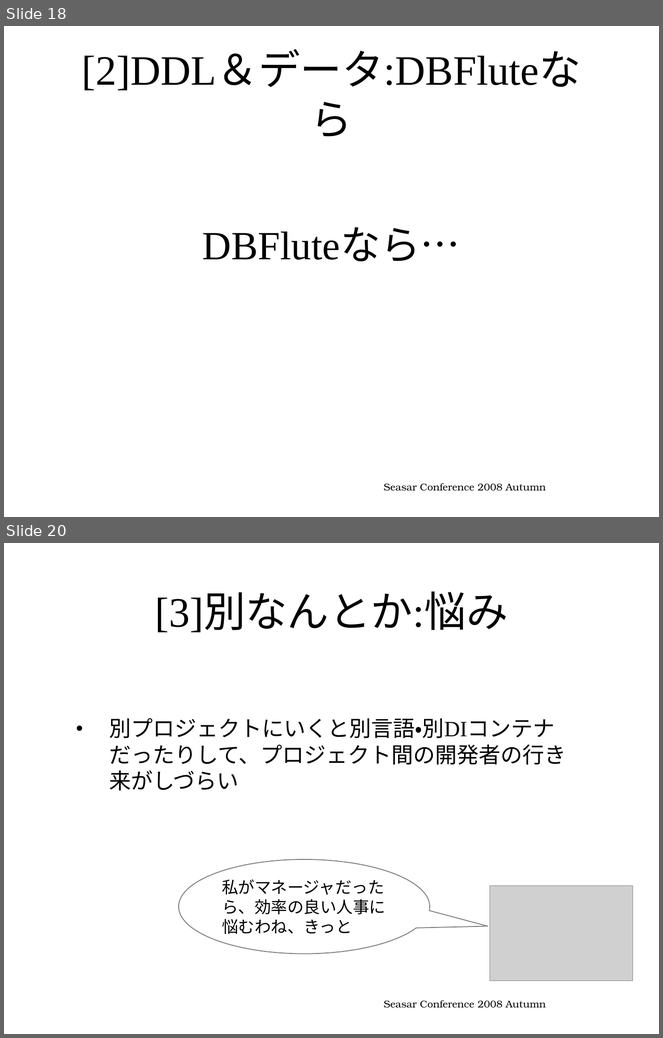
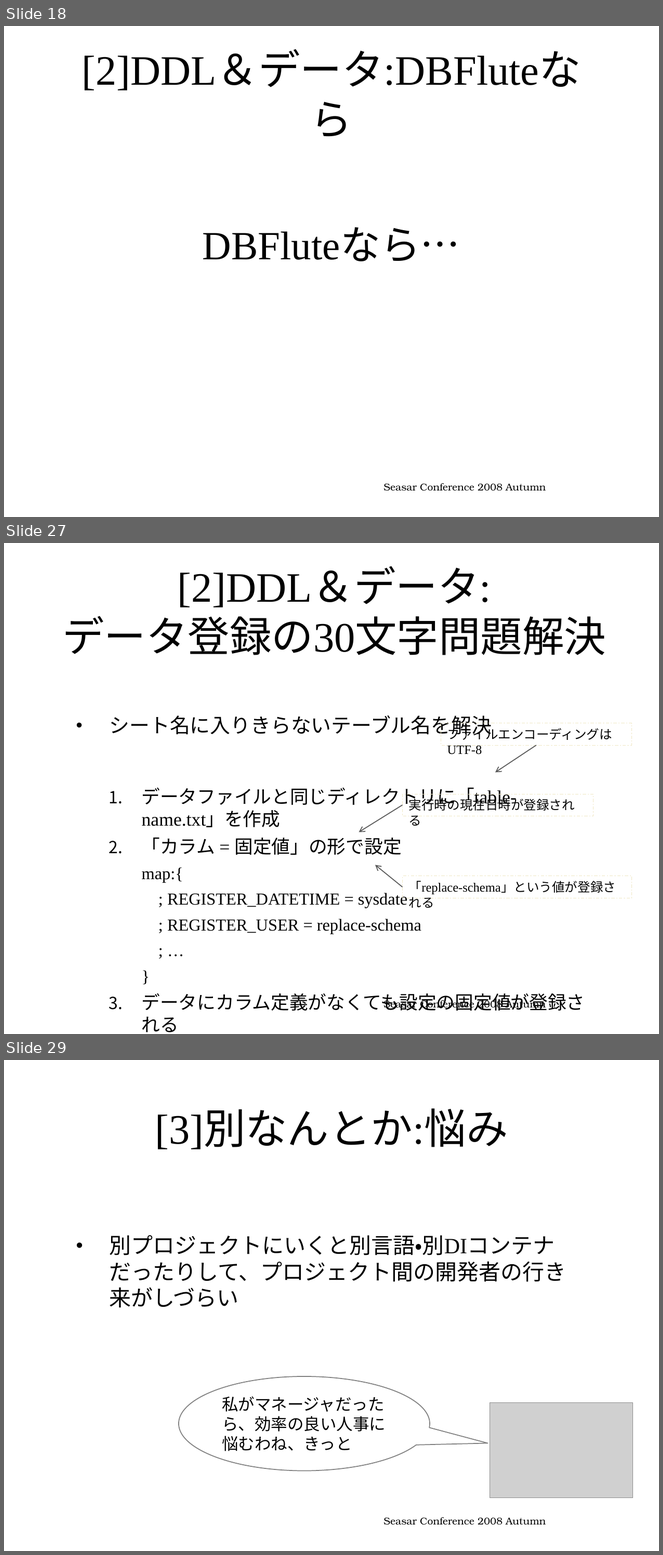
Before and after one commit to seasarorg/dbflute, a slide deck: dbflute/etc/doc/ref/session/resource/GenbaSolution2-sc2008autumn-dbflute.pptx. Shown one above the other, each under a label of ours: slides 18 and 20 before the commit, slides 18, 27 and 29 after it; the slides between them are not shown. The pictures are 663x1038 and 663x1555 pixels, drawn with LibreOffice and Linux fonts; fonts in the diff are those of the drawing; grey boxes stand for pictures; background and template pictures are left out. Boxes give left, top, right and bottom in pixels: in the first picture for what was removed or moved away, otherwise in the second. Text is boxed around its words. In the diff, an @@ line names an element or a change of style, - is before the commit and + after.

Commit message:
Making conference document.

```diff
--- a/dbflute/etc/doc/ref/session/resource/GenbaSolution2-sc2008autumn-dbflute.pptx
+++ b/dbflute/etc/doc/ref/session/resource/GenbaSolution2-sc2008autumn-dbflute.pptx
@@ slide 27 added at (x1=4, y1=543, x2=659, y2=1034), background picture (left out) @@
@@ title added at (x1=62, y1=568, x2=606, y2=655), 46 pt, text #000000 @@
+[2]DDL＆データ:
+データ登録の30文字問題解決
@@ text added at (x1=109, y1=716, x2=585, y2=1033), 20.4 pt, text #000000 @@
+• シート名に入りきらないテーブル名を解決
+  1. データファイルと同じディレクトリに「table-name.txt」を作成
+  2. 「カラム = 固定値」の形で設定
+    map:{
+    ; REGISTER_DATETIME = sysdate
+    ; REGISTER_USER = replace-schema
+    ; …
+    }
+  3. データにカラム定義がなくても設定の固定値が登録される
@@ rectangle added at (x1=441, y1=723, x2=632, y2=745), outline #000000 0.75 pt dashed, 14 pt, text #000000 @@
+ファイルエンコーディングはUTF-8
@@ arrow added from (536, 745) to (495, 772), #595959 1 pt @@
@@ arrow added from (402, 805) to (359, 833), #595959 1 pt @@
@@ rectangle added at (x1=402, y1=794, x2=593, y2=816), outline #000000 0.75 pt dashed, 14 pt, text #000000 @@
+実行時の現在日時が登録される
@@ arrow added from (402, 887) to (375, 865), #595959 1 pt @@
@@ rectangle added at (x1=402, y1=876, x2=632, y2=899), outline #000000 0.75 pt dashed, 14 pt, text #000000 @@
+「replace-schema」という値が登録される
@@ text added at (x1=384, y1=999, x2=546, y2=1011), 11 pt, text #000000 @@
+Seasar Conference 2008 Autumn
@@ what was slide 20 is now slide 29 @@
```
Also in this commit, not shown: 1 slide changed, 8 other slides added.
